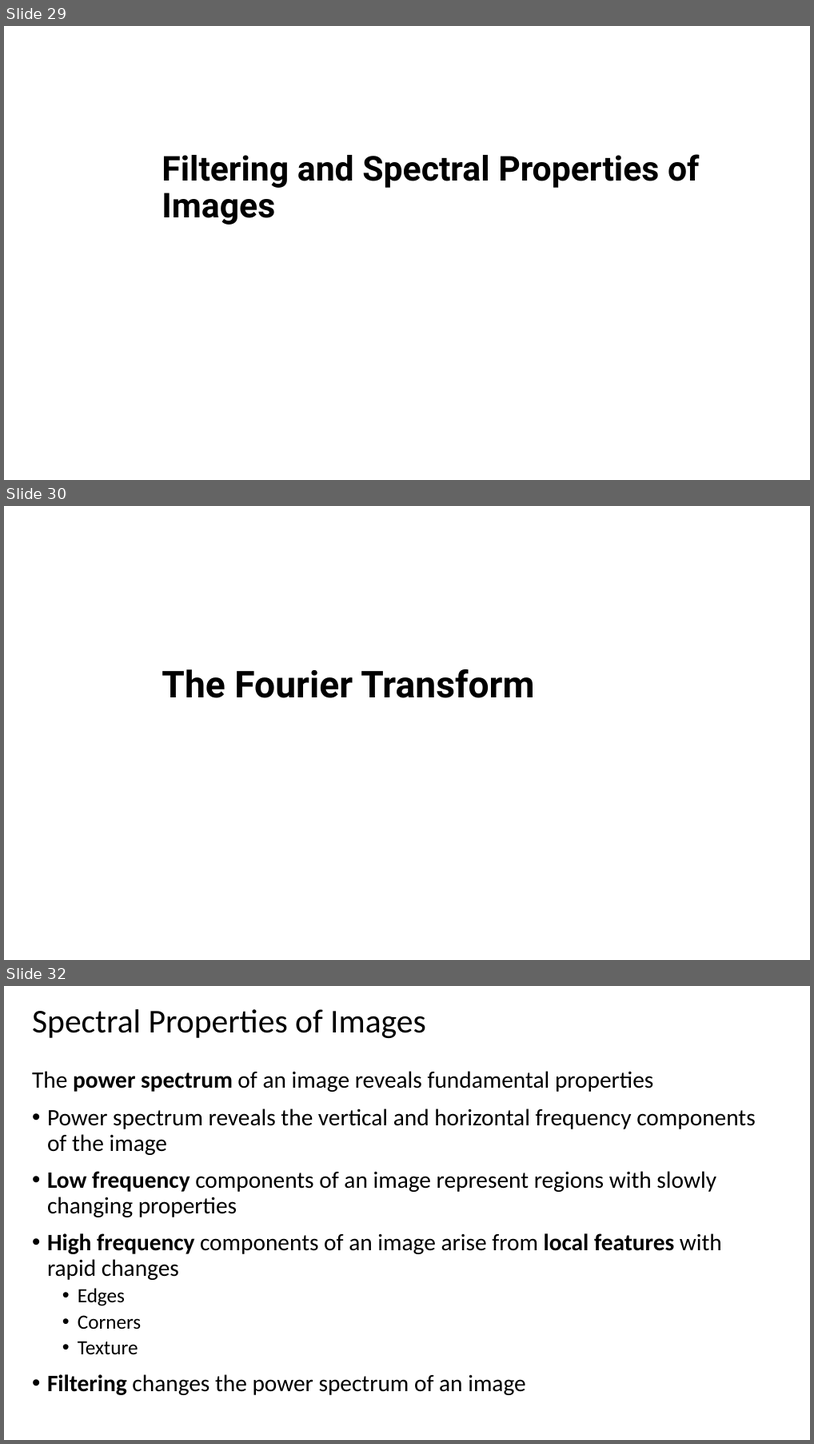
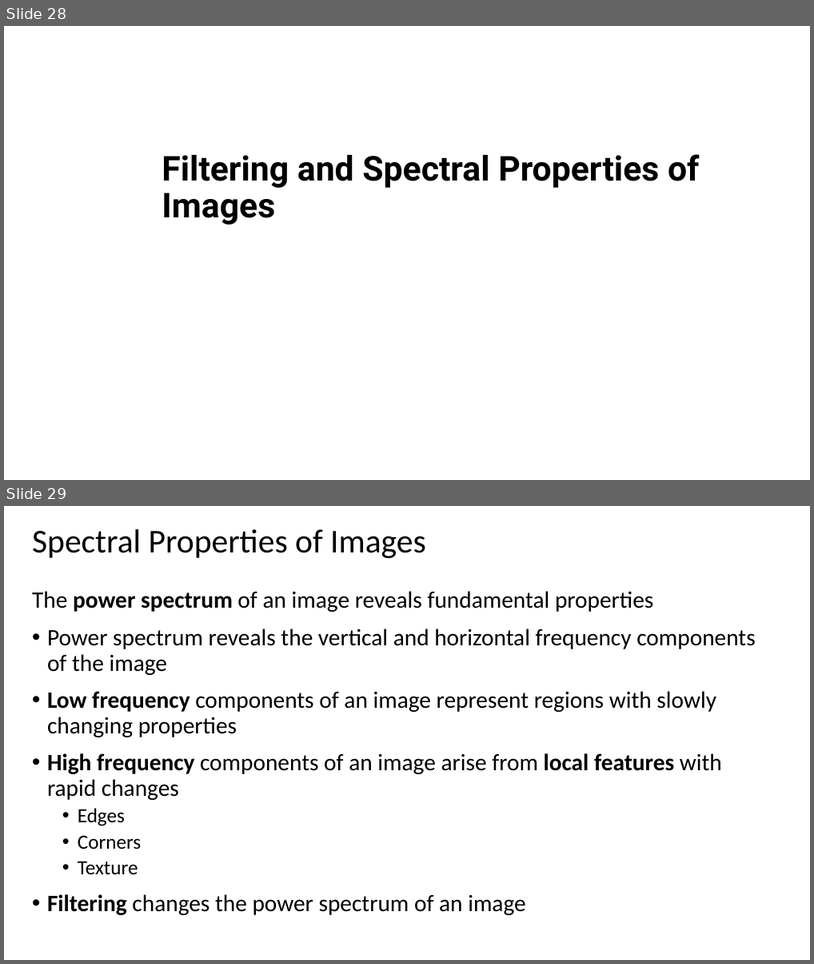
Before and after one commit to StephenElston/CSCI-E25, a slide deck: Slides/2_ConvolutionFilterig.pptx. Shown one above the other, each under a label of ours: slides 29, 30 and 32 before the commit, slides 28 and 29 after it; the slides between them are not shown. The pictures are 814x1444 and 814x964 pixels, drawn with LibreOffice and Linux fonts; fonts in the diff are those of the drawing. Boxes give left, top, right and bottom in pixels: in the first picture for what was removed or moved away, otherwise in the second. Text is boxed around its words. In the diff, an @@ line names an element or a change of style, - is before the commit and + after.

Commit message:
Minor edits to slides, improved Fourier transfrom slides

```diff
--- a/Slides/2_ConvolutionFilterig.pptx
+++ b/Slides/2_ConvolutionFilterig.pptx
@@ slide 30 removed at (4,506,810,960), background #FFFFFF @@
@@ subtitle removed at (162,669,534,698) @@
-The Fourier Transform
@@ what was slide 29 is now slide 28 @@
@@ what was slide 32 is now slide 29 @@
```
Also in this commit, not shown: 7 slides changed, 1 slide added, 2 other slides removed.
